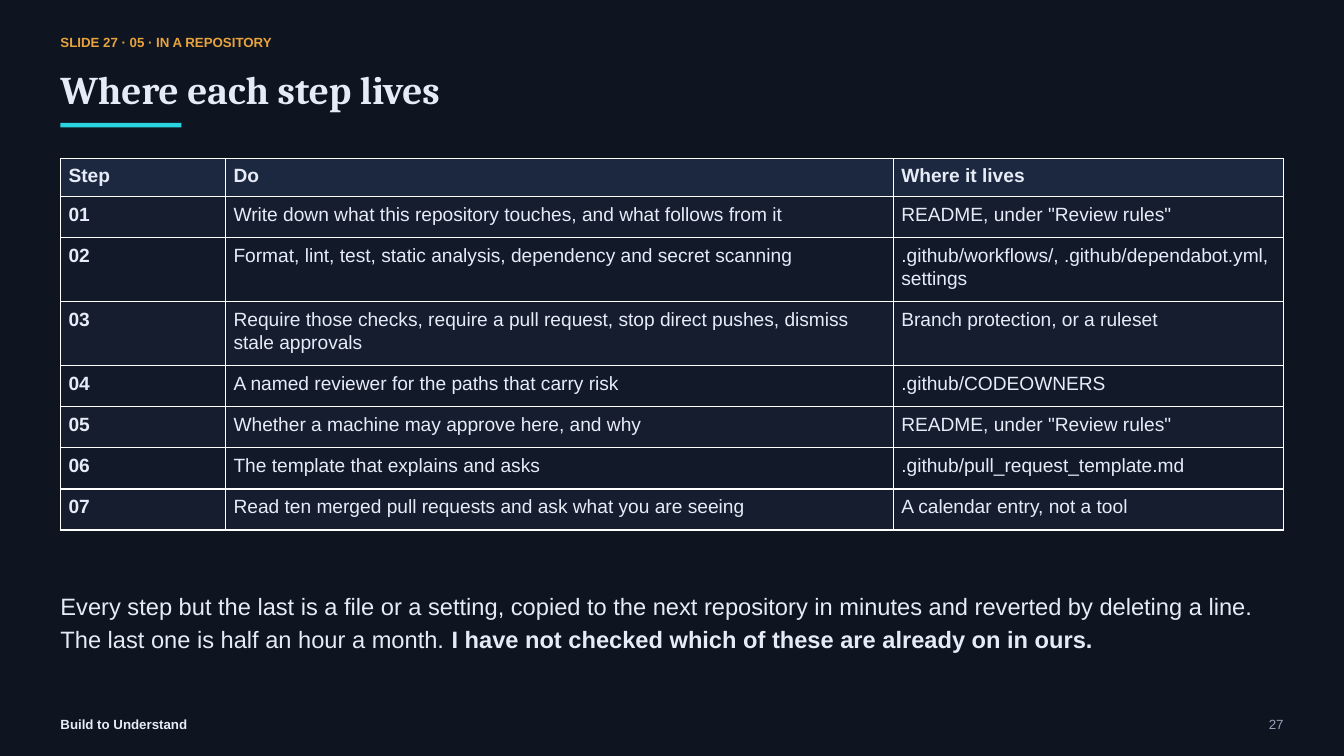
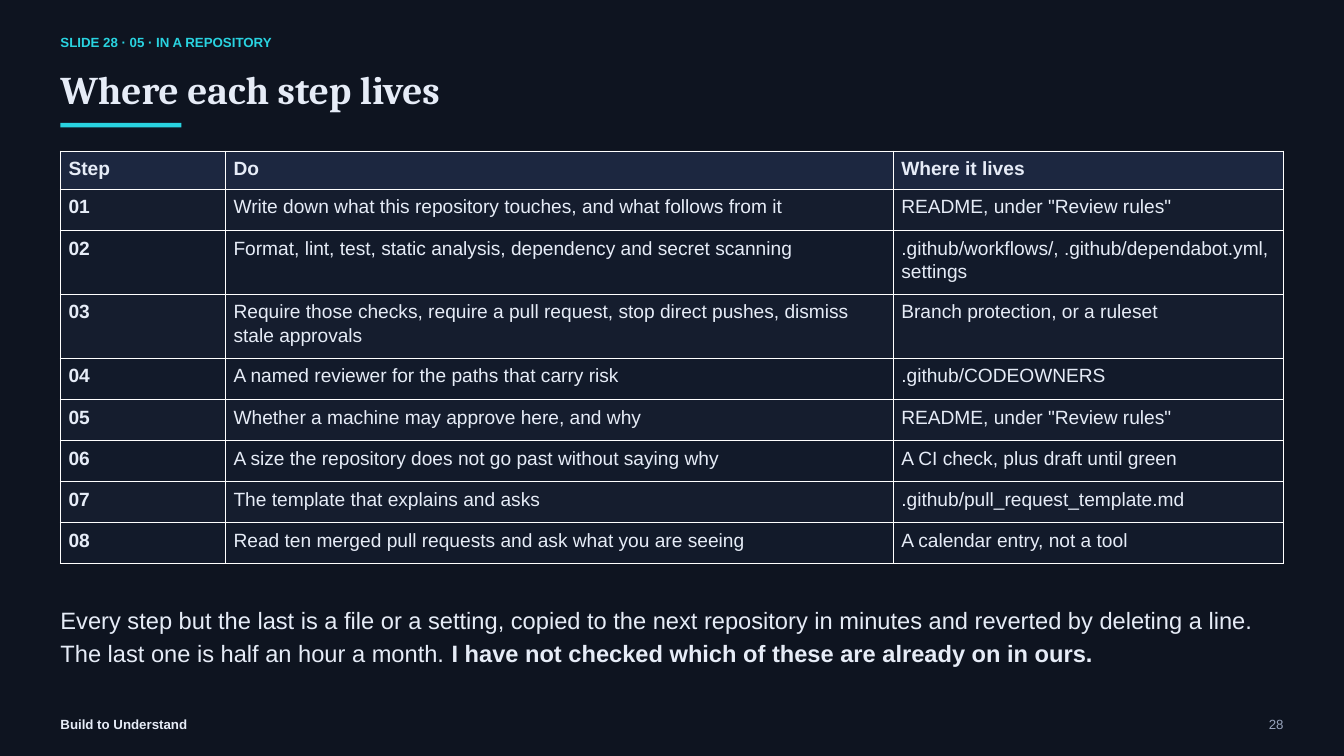
Before and after one commit to svenmalvik/buildtounderstand.org, a slide deck: slide 28 of presentations/what-is-the-second-pair-of-eyes-for.pptx (slide 27 before the commit). Drawn at 1344x756 pixels with LibreOffice and Linux fonts; fonts in the diff are those of the drawing. Boxes give left, top, right and bottom in pixels: in the first picture for what was removed or moved away, otherwise in the second. Text is boxed around its words. In the diff, an @@ line names an element or a change of style, - is before the commit and + after.

```diff
--- a/presentations/what-is-the-second-pair-of-eyes-for.pptx
+++ b/presentations/what-is-the-second-pair-of-eyes-for.pptx
@@ text at box(60, 37, 271, 47): text changed; text colour #E8A33D to #29D3E0 @@
-SLIDE 27 · 05 · IN A REPOSITORY
+SLIDE 28 · 05 · IN A REPOSITORY
@@ table at box(60, 151, 1284, 564) @@
-row 7: 06 | The template that explains and asks | .github/pull_request_template.md
-row 8: 07 | Read ten merged pull requests and ask what you are seeing | A calendar entry, not a tool
+row 7: 06 | A size the repository does not go past without saying why | A CI check, plus draft until green
+row 8: 07 | The template that explains and asks | .github/pull_request_template.md
+row 9: 08 | Read ten merged pull requests and ask what you are seeing | A calendar entry, not a tool
@@ table: place and size @@
-table at box(60, 158, 1284, 530)
+table at box(60, 151, 1284, 564)
@@ text "Every step but the last ...": place and size @@
-text "Every step but the last ..." at box(60, 598, 1252, 653)
+text "Every step but the last ..." at box(60, 612, 1252, 667)
@@ text at box(1269, 720, 1284, 729): text changed @@
-27
+28
```
Also in this commit, not shown: 9 other slides changed, 1 slide added, 7 other files.
